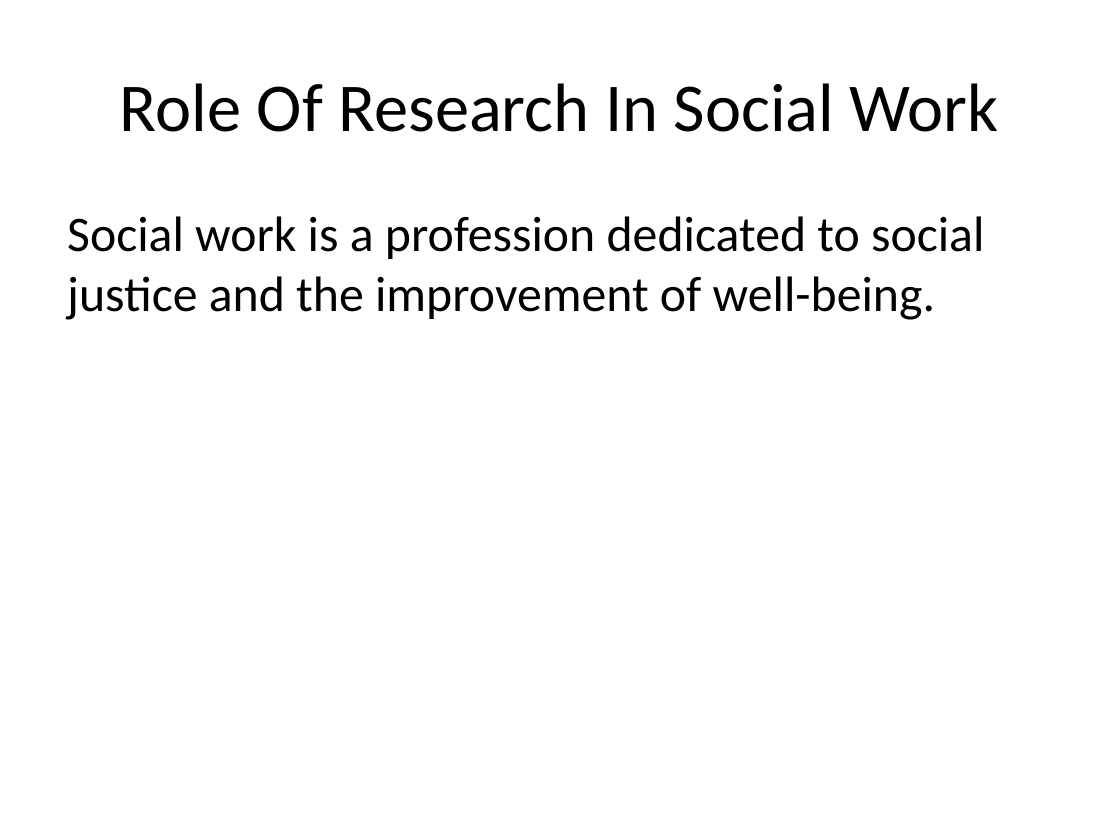
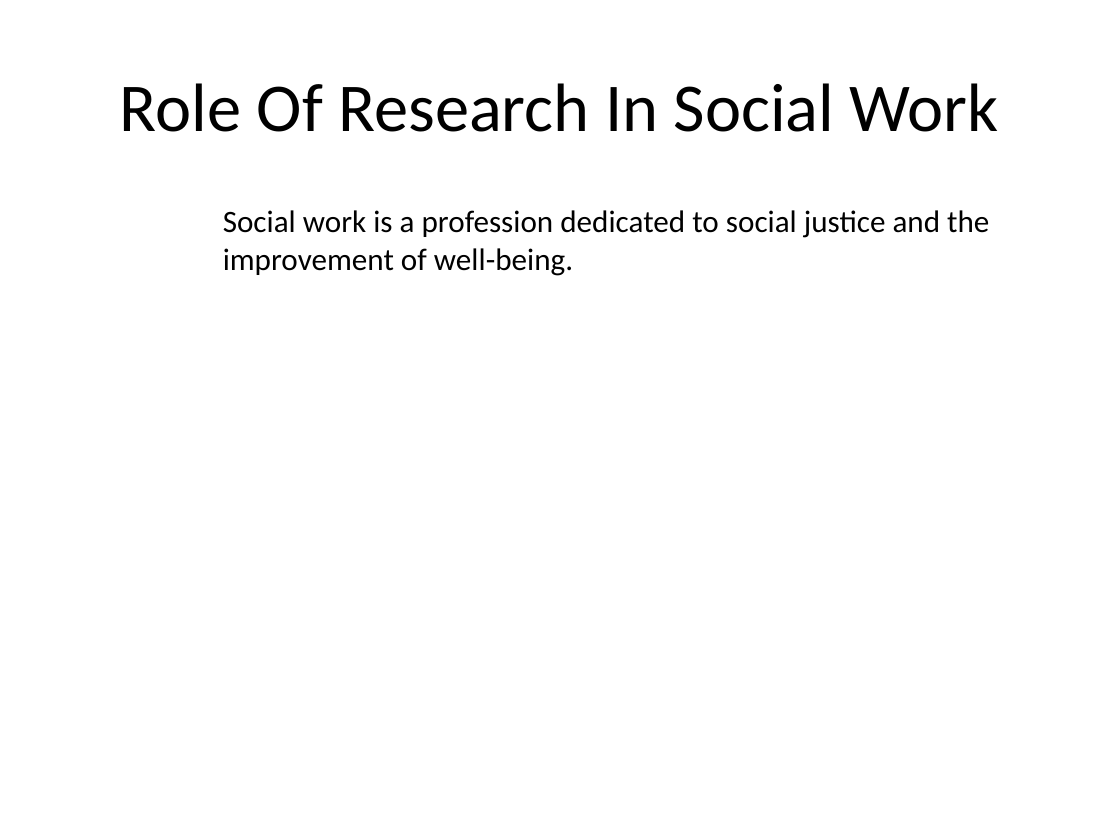
Before and after one commit to agrogan1/teaching, a slide deck: slide 2 of empirical/index.pptx. Drawn at 1120x840 pixels with LibreOffice and Linux fonts; fonts in the diff are those of the drawing. Boxes give left, top, right and bottom in pixels: in the first picture for what was removed or moved away, otherwise in the second. Text is boxed around its words. In the diff, an @@ line names an element or a change of style, - is before the commit and + after.

```diff
--- a/empirical/index.pptx
+++ b/empirical/index.pptx
@@ text "Social work is a profession ..." at (x1=223, y1=210, x2=989, y2=276): size 32 to 20 pt; indent changed; less space between paragraphs @@
```
Also in this commit, not shown: 7 other slides changed, 3 slides added, 2 slides removed, 4 other files.
